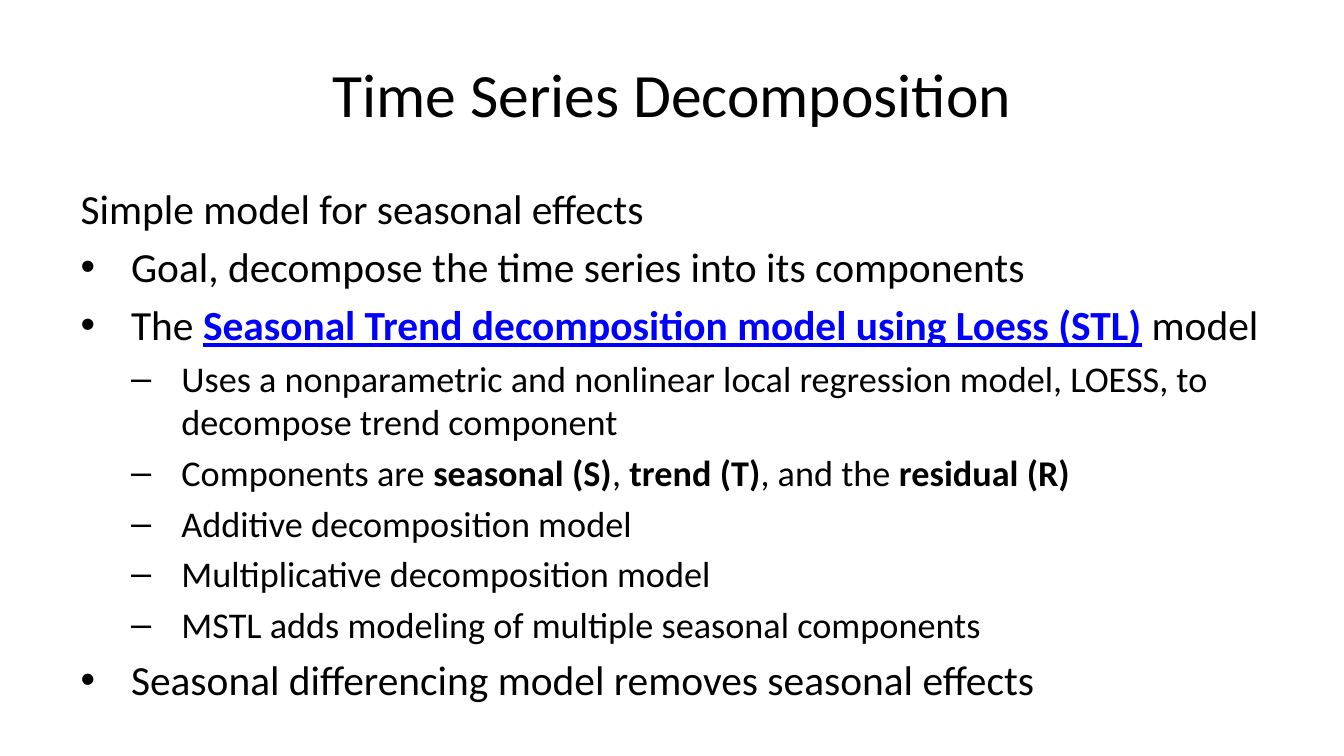
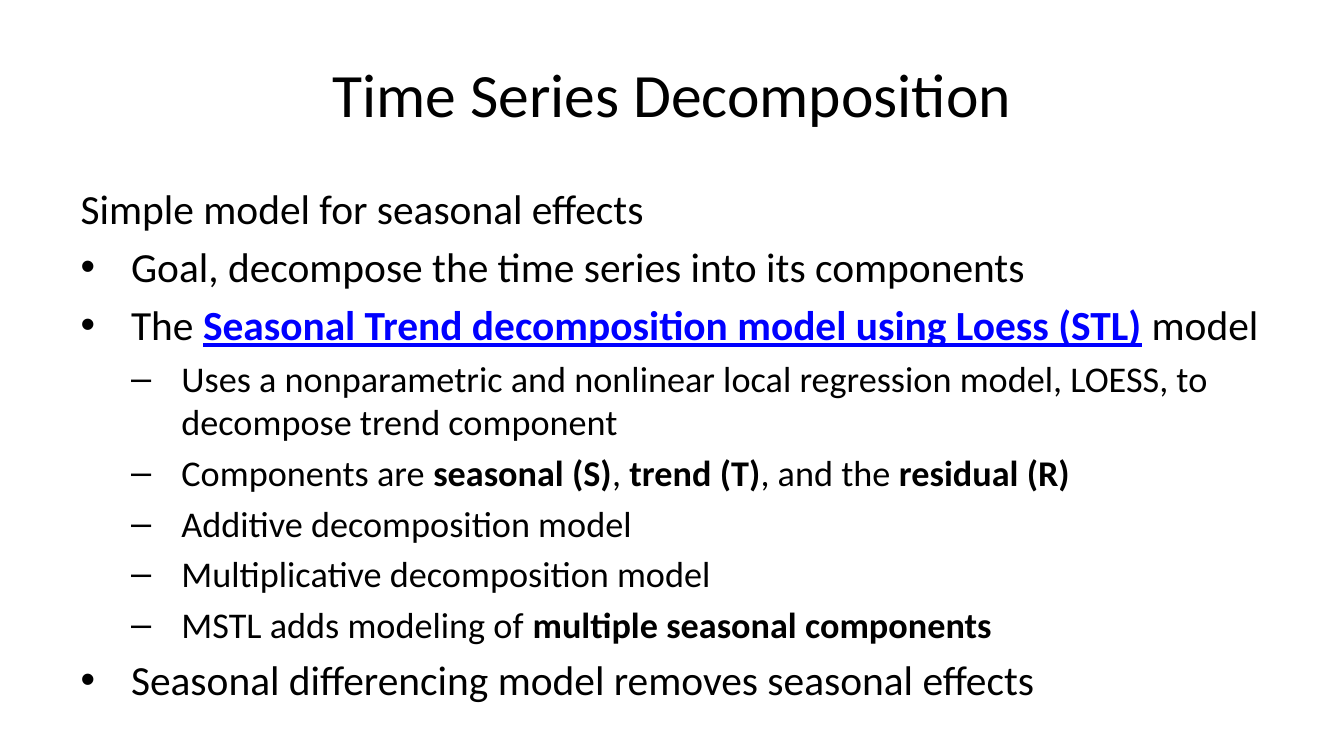
Before and after one commit to StephenElston/CSCI-E-83, a slide deck: slide 39 of LectureSlides/11_IntroductionToTimeSeries.pptx. Drawn at 1344x756 pixels with LibreOffice and Linux fonts; fonts in the diff are those of the drawing. Boxes give left, top, right and bottom in pixels: in the first picture for what was removed or moved away, otherwise in the second. Text is boxed around its words. In the diff, an @@ line names an element or a change of style, - is before the commit and + after.

Commit message:
Small corrections and added slide on seasonal differencing

```diff
--- a/LectureSlides/11_IntroductionToTimeSeries.pptx
+++ b/LectureSlides/11_IntroductionToTimeSeries.pptx
@@ text at <box>181,612,992,645</box>: bold on in "multiple seasonal components" @@
```
Also in this commit, not shown: 8 other slides changed, 1 slide added.
